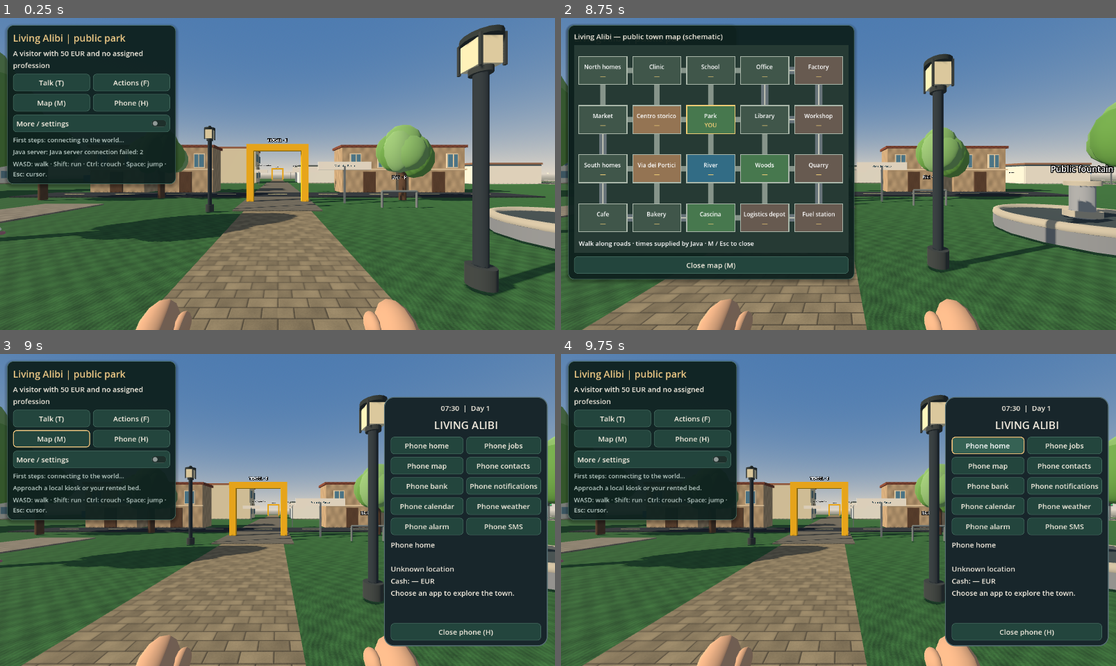
Above: before the commit, frames 1-4 (two rows, left to right).
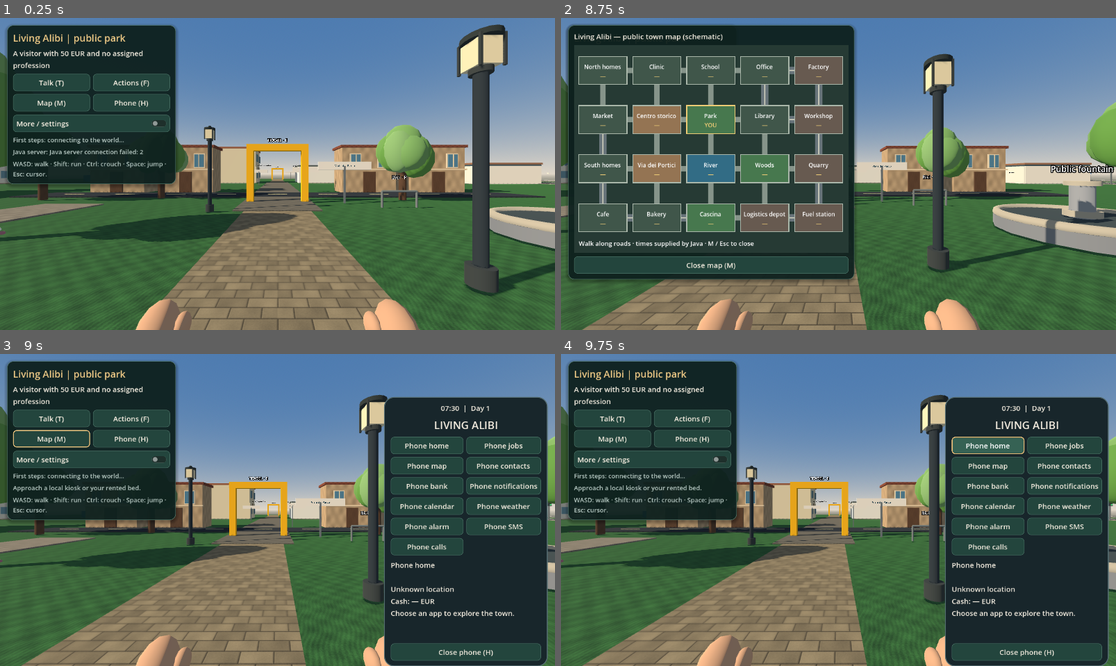
Above: after the commit, the same moments.

Repository: holovin777/living-alibi
Game: Godot game, scene res://scenes/park.tscn
Two runs of this game, one before a commit and one after it. Both use one fixed random seed, a clock stepped at 60 frames per second and the inputs below.
Inputs (mouse positions are in pixels of both pictures, inside the frame that each line leads up to):
- Up to frame 1 (0.25 s): no input
- Up to frame 2 (8.75 s): click "Talk (T)" at 0.5 s; click "Actions (F)" at 1.25 s; click "Map (M)" at 2 s; click "Phone (H)" at 2.75 s; click "More / settings" at 3.5 s; tap Enter at 4.25 s; move the mouse to (960, 158) at 4.27 s; hold D 4.28-5.03 s; tap G at 4.35 s; click (960, 158) at 4.42 s; tap Space at 4.52, 5.27, 6.77, 7.52, 8.27 s; move the mouse to (727, 189) at 5.02 s; hold S 5.03-5.78 s; tap E at 5.1 s; move the mouse to (894, 105) at 5.77 s; hold D 5.78-6.53 s; tap T at 5.85 s; move the mouse to (810, 236) at 6.52 s; hold W 6.53-7.28 s; tap C at 6.6 s; click (810, 236) at 6.67 s; move the mouse to (1005, 220) at 7.27 s; hold A from 7.28 s (still down); tap F at 7.35 s; move the mouse to (672, 127) at 8.02 s; tap R at 8.1 s
- Up to frame 3 (9 s): tap Space at 8.75 s; move the mouse to (305, 510) at 8.77 s; release A at 8.78 s; hold S from 8.78 s (still down); tap H at 8.85 s; click (305, 510) at 8.92 s
- Up to frame 4 (9.75 s): release S at 9.5 s; click "Phone home" at 9.5 s

Frames 1-2 are identical in both runs. In frame 3, 5.0% of the frame differs, in the area x 69-99%, y 59-100%; in frame 4, 5.0%.

Commit message:
Add in-game calls screen, ringing alerts, answer and decline controls

Diff:
--- a/godot/scripts/TownPhone.gd
+++ b/godot/scripts/TownPhone.gd
@@ -5,6 +5,11 @@
 signal alarm_rang(message: String)
 signal sms_reply_requested(resident_id: String, choice: int)
 signal sms_received(message: String)
+signal call_received(message: String)
+signal call_action_requested(resident_id: String, action: String)
+var _call_seen: Dictionary = {}
+var _call_choice: OptionButton
+var _call_decline: Button
 var _sms_seen: Dictionary = {}
 var _sms_initialized := false
 var _sms_choice: OptionButton
@@ -53,7 +58,7 @@
     var apps := GridContainer.new()
     apps.columns = 2
     col.add_child(apps)
-    for entry in [["home","Phone home"],["jobs","Phone jobs"],["map","Phone map"],["contacts","Phone contacts"],["bank","Phone bank"],["messages","Phone notifications"],["calendar","Phone calendar"],["weather","Phone weather"],["alarm","Phone alarm"],["sms","Phone SMS"]]:
+    for entry in [["home","Phone home"],["jobs","Phone jobs"],["map","Phone map"],["contacts","Phone contacts"],["bank","Phone bank"],["messages","Phone notifications"],["calendar","Phone calendar"],["weather","Phone weather"],["alarm","Phone alarm"],["sms","Phone SMS"],["calls","Phone calls"]]:
         var button := Button.new()
         button.text = entry[1]
         button.size_flags_horizontal = Control.SIZE_EXPAND_FILL
@@ -92,6 +97,13 @@
     _sms_decline.text = "Reply: not today"
     _sms_decline.pressed.connect(_send_sms_reply.bind(2))
     col.add_child(_sms_decline)
+    _call_choice = OptionButton.new()
+    _call_choice.item_selected.connect(func(_index): _refresh_call_buttons())
+    col.add_child(_call_choice)
+    _call_decline = Button.new()
+    _call_decline.text = tr("Decline call")
+    _call_decline.pressed.connect(_send_call_action.bind("decline"))
+    col.add_child(_call_decline)
     _action = Button.new()
     _action.pressed.connect(_app_action)
     col.add_child(_action)
@@ -113,6 +125,7 @@
         _messages.clear()
         _identity = identity
         _sms_seen.clear()
+        _call_seen.clear()
         _sms_initialized = false
         alarm_at = -1
         _last_world_minute = -1
@@ -136,6 +149,11 @@
                 if _sms_initialized:
                     sms_received.emit(tr("New SMS from %s") % sms.get("name",""))
         _sms_initialized = true
+        for call in phone.get("calls",[]):
+            var call_key := "%s:%s:%s" % [call.get("residentId",""),call.get("day",0),call.get("minute",0)]
+            if call.get("status","")=="RINGING" and not _call_seen.has(call_key):
+                _call_seen[call_key] = true
+                call_received.emit(tr("Incoming call from %s · H") % call.get("name",""))
     var now := world_minute(snapshot)
     if alarm_at>=0 and _last_world_minute>=0 and now>=alarm_at and _last_world_minute<alarm_at:
         var message := tr("Alarm: day %s, %s") % [alarm_at/1440+1,format_time(alarm_at%1440)]
@@ -187,10 +205,33 @@
         set_alarm(int(_alarm_hour.value),int(_alarm_minute.value))
     elif app=="sms":
         _send_sms_reply(1)
+    elif app=="calls":
+        if _call_choice.selected>=0:
+            var entry: Dictionary = _call_choice.get_item_metadata(_call_choice.selected)
+            _send_call_action(str(entry.get("action","answer")))
 
 func _send_sms_reply(choice: int) -> void:
     if _sms_choice.selected>=0:
         sms_reply_requested.emit(str(_sms_choice.get_item_metadata(_sms_choice.selected)),choice)
+
+func _send_call_action(action: String) -> void:
+    if _call_choice.selected>=0:
+        var entry: Dictionary = _call_choice.get_item_metadata(_call_choice.selected)
+        call_action_requested.emit(str(entry.get("id","")),action)
+
+func has_ringing_call() -> bool:
+    var phone = _snapshot.get("phone")
+    if phone is Dictionary:
+        for call in phone.get("calls",[]):
+            if call.get("status","")=="RINGING":return true
+    return false
+
+func _refresh_call_buttons() -> void:
+    if _call_choice.selected<0:return
+    var entry: Dictionary = _call_choice.get_item_metadata(_call_choice.selected)
+    var incoming := str(entry.get("action",""))=="answer"
+    _action.text = tr("Answer call") if incoming else tr("Accept coffee invitation")
+    _call_decline.visible = incoming
 
 func refresh() -> void:
     if not is_instance_valid(_body):return
@@ -201,6 +242,8 @@
     _action.hide()
     _sms_choice.hide()
     _sms_decline.hide()
+    _call_choice.hide()
+    _call_decline.hide()
     _alarm_controls.visible = app=="alarm"
     _alarm_cancel.visible = app=="alarm" and alarm_at>=0
     match app:
@@ -234,7 +277,7 @@
                 lines.append(str(contact.get("name","")))
                 if not str(contact.get("address","")).is_empty():
                     lines.append("  "+str(contact["address"]))
-            lines.append("\n"+tr("Calls are not available yet. Open SMS for messages."))
+            lines.append("\n"+tr("Share your number in person to receive calls."))
         "bank":
             var bank = _snapshot.get("bank")
             lines.append(tr("Phone bank"))
@@ -307,6 +350,27 @@
                     _sms_decline.show()
                     _action.text = "Reply: thanks"
                     _action.show()
+        "calls":
+            lines.append(tr("Phone calls"))
+            _call_choice.clear()
+            var phone = _snapshot.get("phone")
+            if not phone is Dictionary or not phone.get("available",false):
+                lines.append(tr("Calls are unavailable in this life stage."))
+            else:
+                for call in phone.get("calls",[]):
+                    var status := str(call.get("status",""))
+                    lines.append("\n%s · %s %s · %s" % [call.get("name",""),tr("Day"),call.get("day",0),format_time(int(call.get("minute",0)))])
+                    lines.append(tr(status))
+                    if not str(call.get("text","")).is_empty():lines.append(str(call.get("text","")))
+                    if status=="RINGING" or (status=="ANSWERED" and call.get("invitation",false) and int(call.get("day",0))==int(_snapshot.get("day",1))):
+                        _call_choice.add_item(str(call.get("name","")))
+                        _call_choice.set_item_metadata(_call_choice.item_count-1,{"id":call.get("residentId",""),"action":"answer" if status=="RINGING" else "accept"})
+                if phone.get("calls",[]).is_empty():lines.append(tr("No calls yet. Share your number with a friend."))
+                if _call_choice.item_count>0:
+                    _call_choice.select(0)
+                    _call_choice.show()
+                    _action.show()
+                    _refresh_call_buttons()
         "messages":
             lines.append(tr("Phone notifications"))
             if _messages.is_empty():
